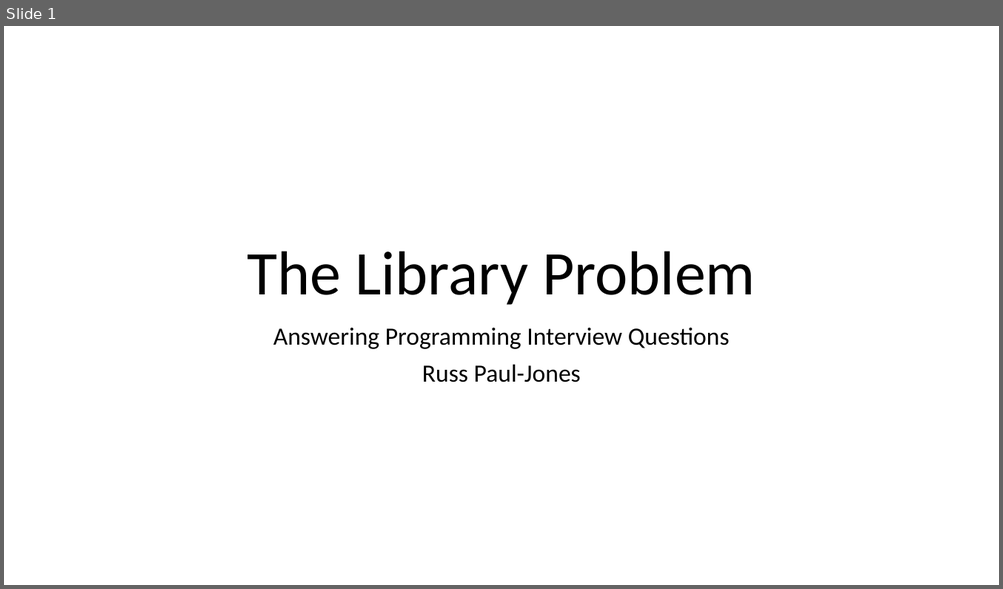
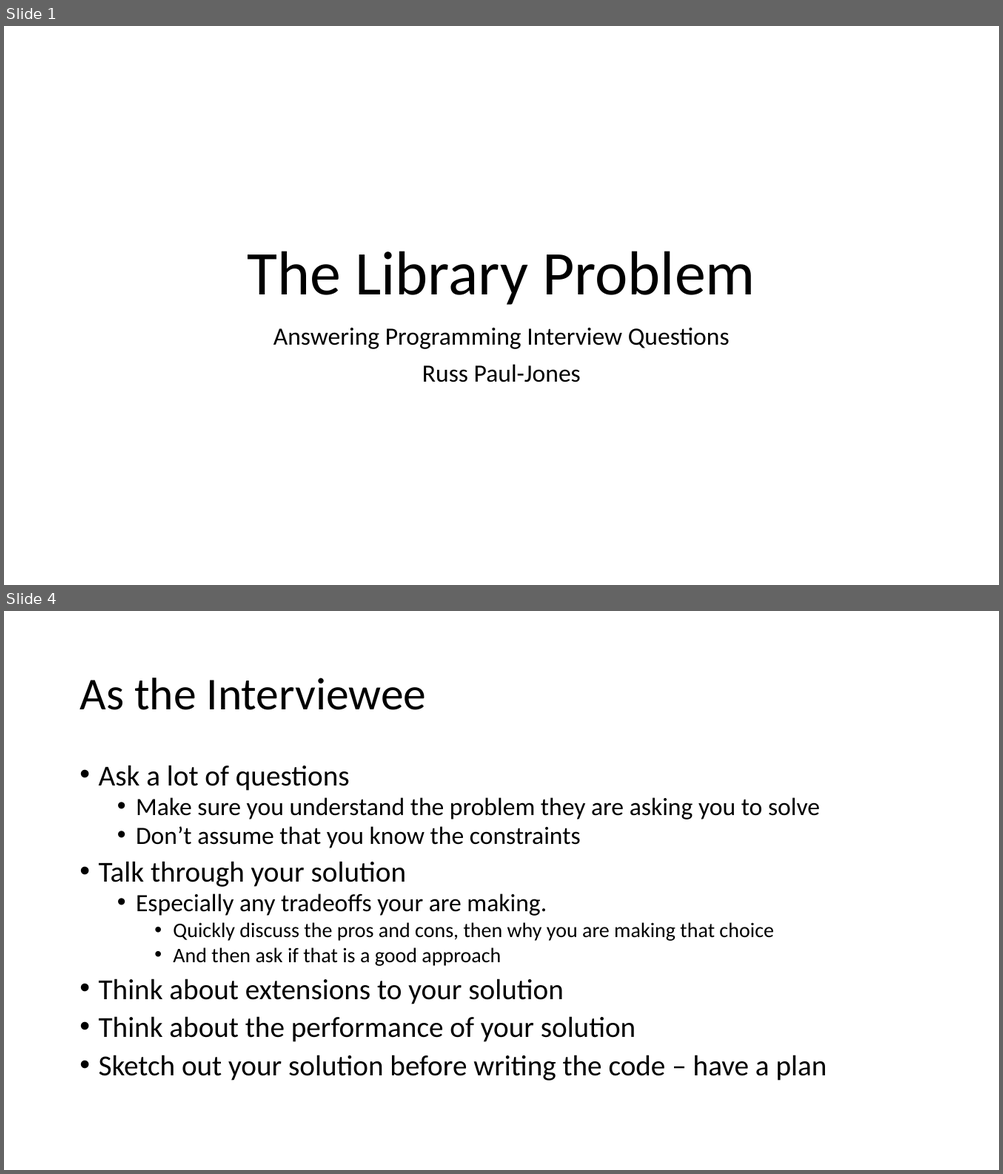
Before and after one commit to russpj/Library, a slide deck: The Library Problem.pptx. Shown one above the other, each under a label of ours: slide 1 before the commit, slides 1 and 4 after it; the slides between them are not shown. The pictures are 1003x589 and 1003x1174 pixels, drawn with LibreOffice and Linux fonts; fonts in the diff are those of the drawing. Boxes give left, top, right and bottom in pixels: in the first picture for what was removed or moved away, otherwise in the second. Text is boxed around its words. In the diff, an @@ line names an element or a change of style, - is before the commit and + after.

```diff
--- a/The Library Problem.pptx
+++ b/The Library Problem.pptx
@@ slide 4 added at (4,611,999,1170), background #FFFFFF @@
@@ title added at (79,678,427,710), 44 pt, text #000000 @@
+As the Interviewee
@@ text added at (99,765,827,1081), 28 pt, text #000000 @@
+• Ask a lot of questions
+  • Make sure you understand the problem they are asking you to solve
+  • Don’t assume that you know the constraints
+• Talk through your solution
+  • Especially any tradeoffs your are making.
+    • Quickly discuss the pros and cons, then why you are making that choice
+    • And then ask if that is a good approach
+• Think about extensions to your solution
+• Think about the performance of your solution
+• Sketch out your solution before writing the code – have a plan
```
Also in this commit, not shown: 2 other slides added, 1 slide removed.
